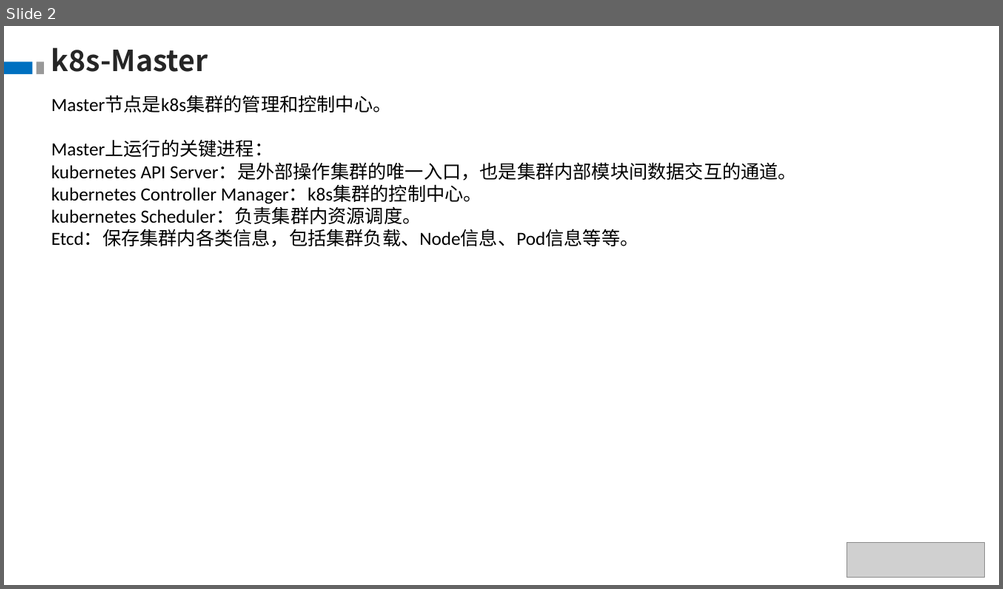
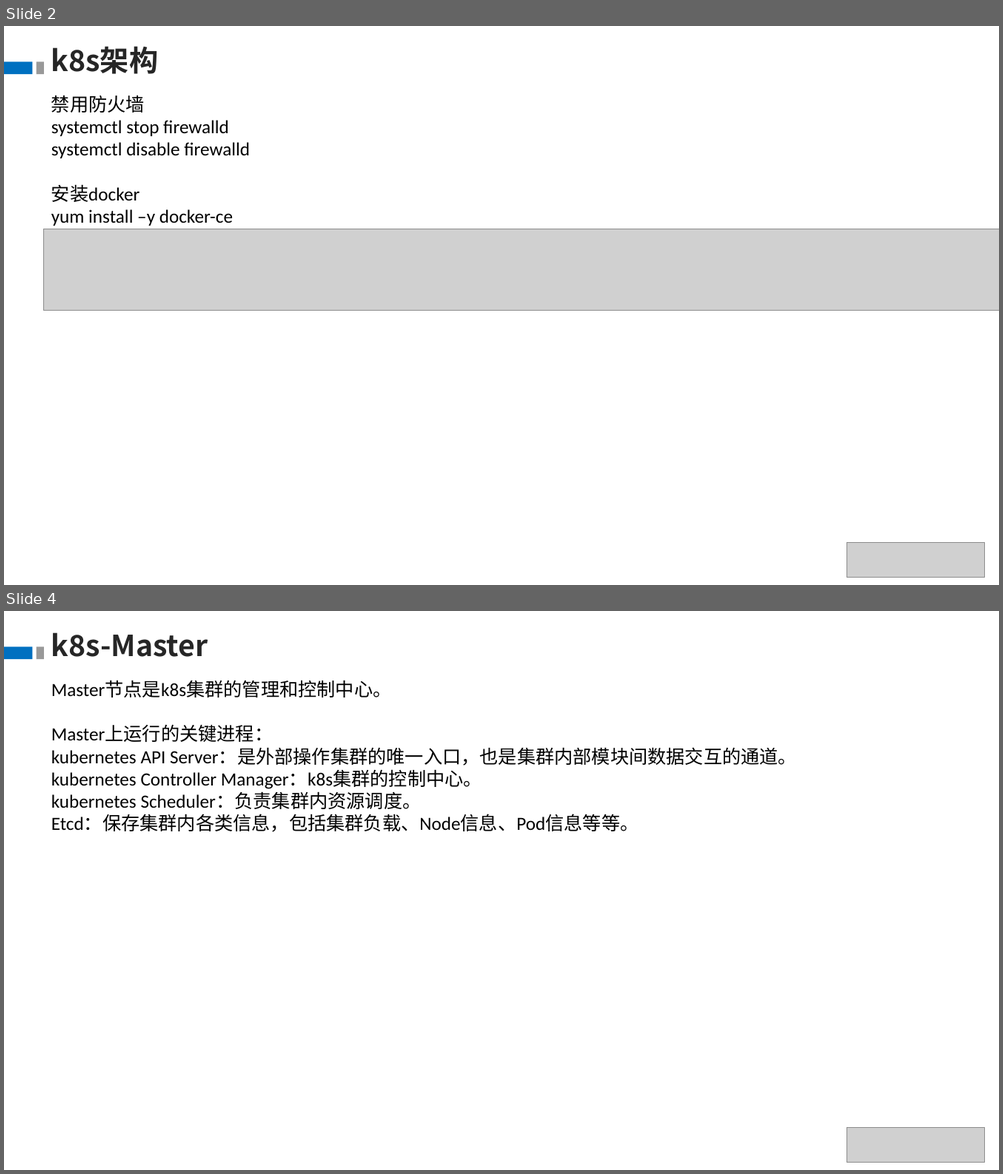
Before and after one commit to theDEADpool/data_structure, a slide deck: k8s.pptx. Shown one above the other, each under a label of ours: slide 2 before the commit, slides 2 and 4 after it; the slides between them are not shown. The pictures are 1003x589 and 1003x1174 pixels, drawn with LibreOffice and Linux fonts; fonts in the diff are those of the drawing; grey boxes stand for pictures. Boxes give left, top, right and bottom in pixels: in the first picture for what was removed or moved away, otherwise in the second. Text is boxed around its words. In the diff, an @@ line names an element or a change of style, - is before the commit and + after.

```diff
--- a/k8s.pptx
+++ b/k8s.pptx
@@ slide 2 added at box(4, 26, 999, 585), background #FFFFFF @@
@@ text added at box(51, 46, 158, 74), 28 pt, text #262626, bold @@
+k8s架构
@@ rectangle added at box(4, 62, 32, 75), fill #0070C0 @@
@@ rectangle added at box(36, 62, 43, 75), fill #999999 @@
@@ text added at box(51, 95, 250, 226), 18 pt, text #000000 @@
+禁用防火墙
+systemctl stop firewalld
+systemctl disable firewalld
+安装docker
+yum install –y docker-ce
@@ picture added at box(43, 229, 999, 310) @@
@@ picture added at box(847, 543, 984, 578) @@
@@ what was slide 2 is now slide 4 @@
```
Also in this commit, not shown: 3 slides changed, 7 other slides added.
